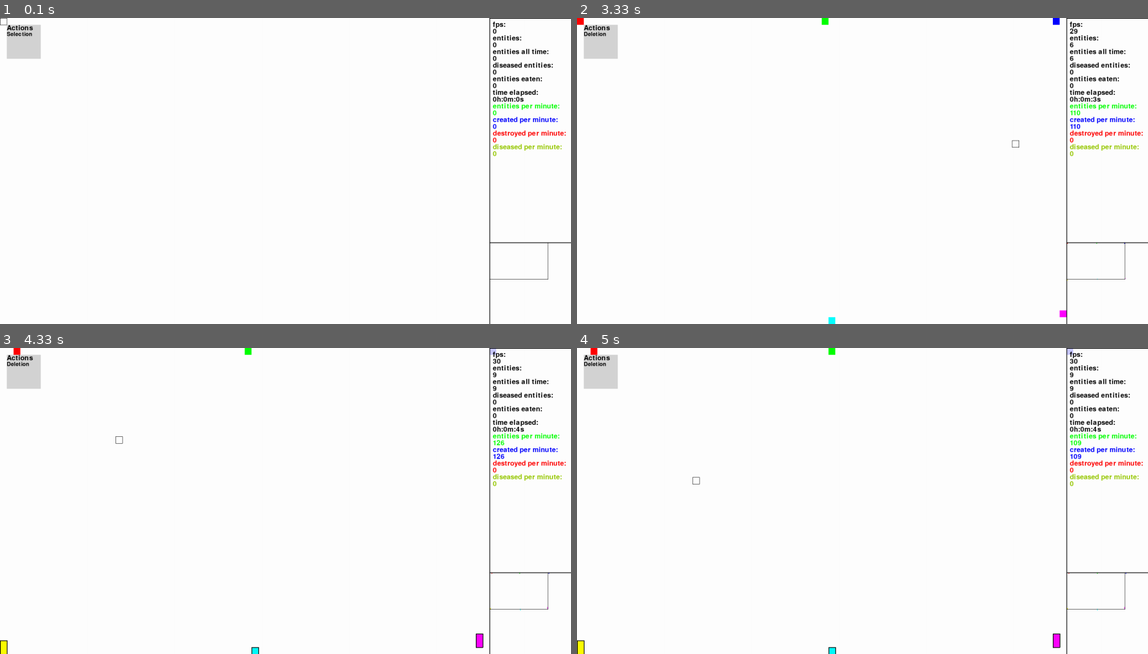
Above: before the commit, frames 1-4 (two rows, left to right).
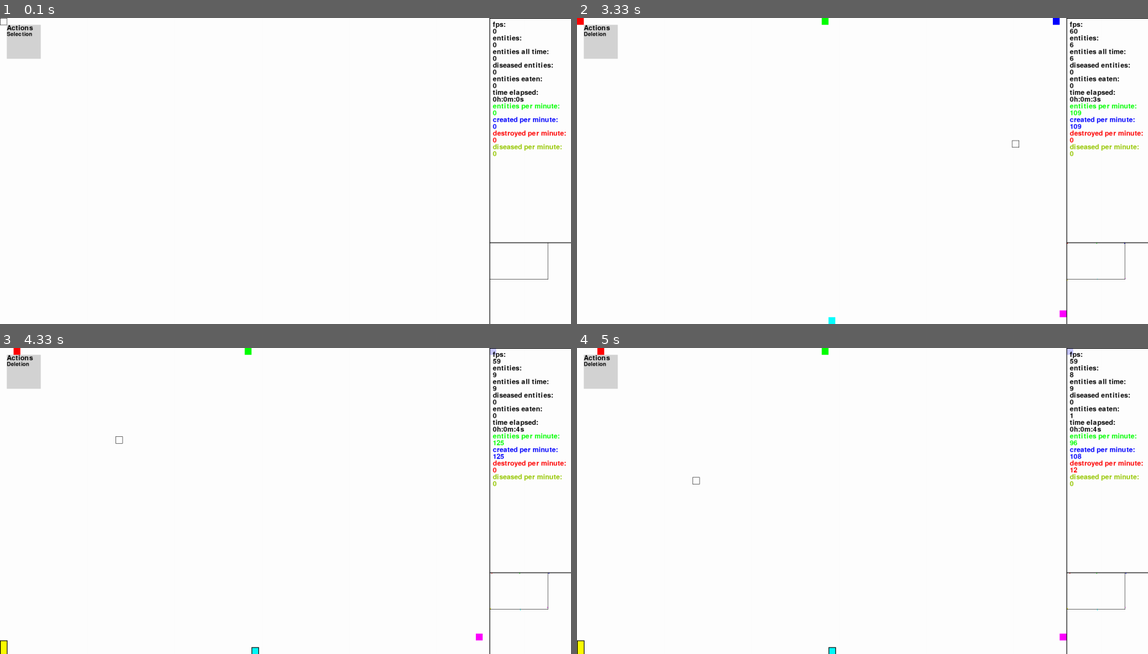
Above: after the commit, the same moments.

Repository: sbwhitt/pygame-life-simulation
Game: pygame game, started from main.py
Two runs of this game, one before a commit and one after it. Both use one fixed random seed, a clock stepped at 60 frames per second and the inputs below.
Inputs (mouse positions are in pixels of both pictures, inside the frame that each line leads up to):
- Up to frame 1 (0.1 s): no input
- Up to frame 2 (3.33 s): click "Actions" at 0.38 s; tap Enter at 0.67 s; click (685, 125) at 1.05 s; click "Deletion" at 1.38 s; click (873, 66) at 1.72 s; tap E at 2 s; click (845, 118) at 2.38 s; click (782, 106) at 2.72 s; click (1010, 143) at 3.05 s
- Up to frame 3 (4.33 s): click (462, 494) at 3.38 s; click (405, 445) at 3.72 s; click (119, 439) at 4.05 s
- Up to frame 4 (5 s): click (885, 488) at 4.38 s; click (696, 482) at 4.72 s

Frame 1 is identical in both runs. In frame 2, less than 0.1% of the frame differs, in the area x 86-89%, y 3-37%; in frame 3, less than 0.1%; in frame 4, 0.3%, in the area x 2-97%, y 0-99%.

Commit message:
clock rate update

Diff:
--- a/static/settings.py
+++ b/static/settings.py
@@ -21,7 +21,7 @@
 RIGHT_CLICK = 2
 
 # clock settings
-CLOCK_RATE = 30
+CLOCK_RATE = 60
 METRONOME_RATE = 3
 
 # entity settings
